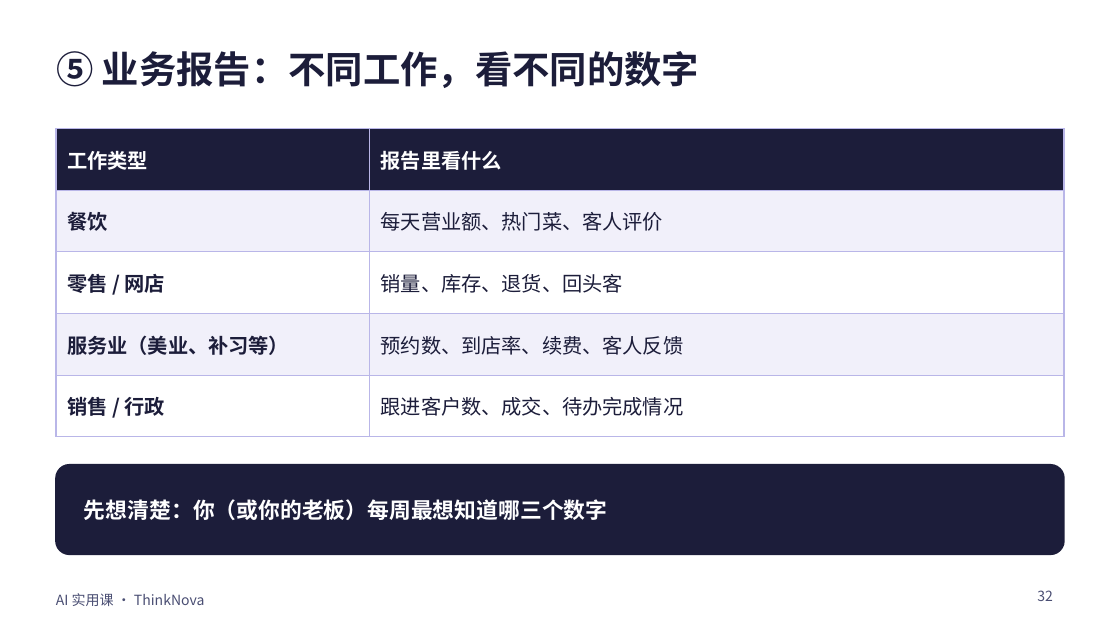
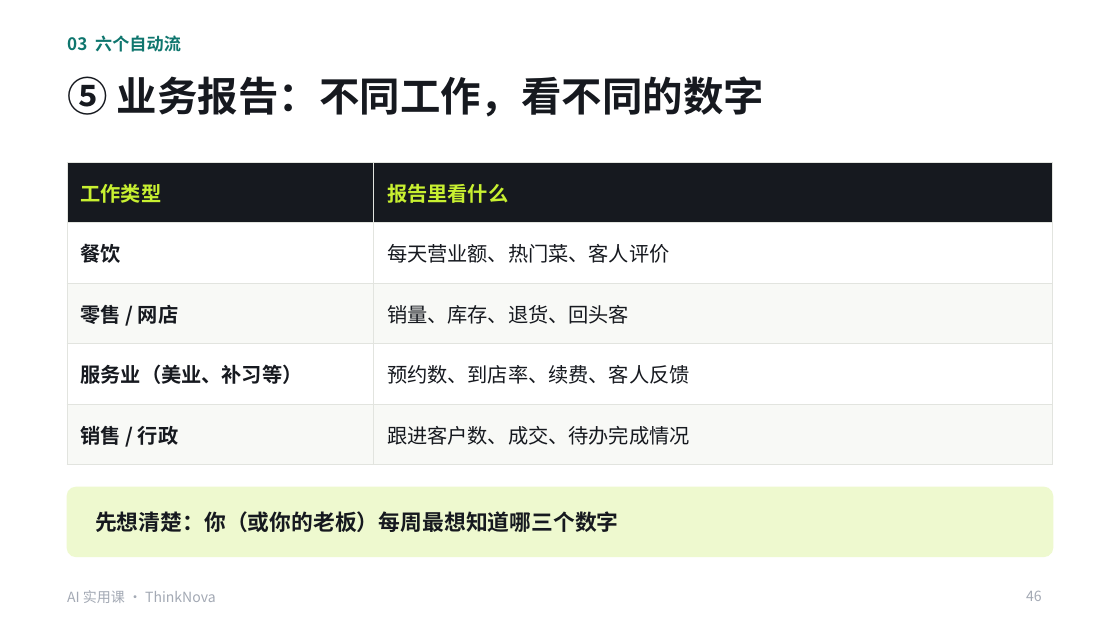
Before and after one commit to freyhuang-11/thinknova-memory, a slide deck: slide 46 of courses/小生意实用课/AI实用课_Codex提效.pptx (slide 32 before the commit). Drawn at 1120x630 pixels with LibreOffice and Linux fonts; fonts in the diff are those of the drawing. Boxes give left, top, right and bottom in pixels: in the first picture for what was removed or moved away, otherwise in the second. Text is boxed around its words. In the diff, an @@ line names an element or a change of style, - is before the commit and + after.

```diff
--- a/courses/小生意实用课/AI实用课_Codex提效.pptx
+++ b/courses/小生意实用课/AI实用课_Codex提效.pptx
@@ text added at (67, 35, 181, 52), 11 pt, text #0F766E, bold @@
+03 六个自动流
@@ title "⑤ 业务报告：不同工作，看不同的数字": place and size @@
-title "⑤ 业务报告：不同工作，看不同的数字" at (56, 51, 699, 88)
+title "⑤ 业务报告：不同工作，看不同的数字" at (67, 76, 764, 117)
@@ title "⑤ 业务报告：不同工作，看不同的数字" at (67, 76, 764, 117): size 24 to 26 pt, text colour #1C1D3A to #16191F @@
@@ table at (67, 162, 1053, 449) @@
@@ fill #1C1D3A to #16191F in row 1 @@
@@ fill #F1F0FA to #FFFFFF in 4 cells @@
@@ fill #FFFFFF to #F8F9F6 in 4 cells @@
@@ text colour #FFFFFF to #C8F031 in "工作类型", "报告里看什么" @@
@@ text colour #1C1D3A to #16191F in "餐饮", "每天营业额、热门菜、客人评价", "零售 / 网店", "销量、库存、退货、回头客" and 4 more places @@
@@ borders changed @@
@@ table: place and size @@
-table at (56, 129, 1064, 420)
+table at (67, 162, 1053, 449)
@@ rounded rectangle: place and size @@
-rounded rectangle at (56, 465, 1064, 554)
+rounded rectangle at (67, 487, 1053, 557)
@@ rounded rectangle at (67, 487, 1053, 557): fill #1C1D3A to #EEF9CF; outline #1C1D3A 1 pt to #EEF9CF 0.75 pt; proportions changed @@
@@ text "先想清楚：你（或你的老板）每周最想知道哪三个数字": place and size @@
-text "先想清楚：你（或你的老板）每周最想知道哪三个数字" at (84, 499, 608, 520)
+text "先想清楚：你（或你的老板）每周最想知道哪三个数字" at (95, 511, 619, 532)
@@ text "先想清楚：你（或你的老板）每周最想知道哪三个数字" at (95, 511, 619, 532): text colour #FFFFFF to #16191F @@
@@ text "AI 实用课 · ThinkNova": place and size @@
-text "AI 实用课 · ThinkNova" at (56, 593, 204, 606)
+text "AI 实用课 · ThinkNova" at (67, 590, 215, 603)
@@ text "AI 实用课 · ThinkNova" at (67, 590, 215, 603): text colour #4A4E73 to #A3A9B4 @@
@@ page number added at (1026, 591, 1042, 601), 9 pt, text #A3A9B4 @@
+46
@@ page number removed at (1037, 590, 1053, 601) @@
-32
```
Also in this commit, not shown: 43 other slides changed, 24 slides added, 7 slides removed, 3 other files.
